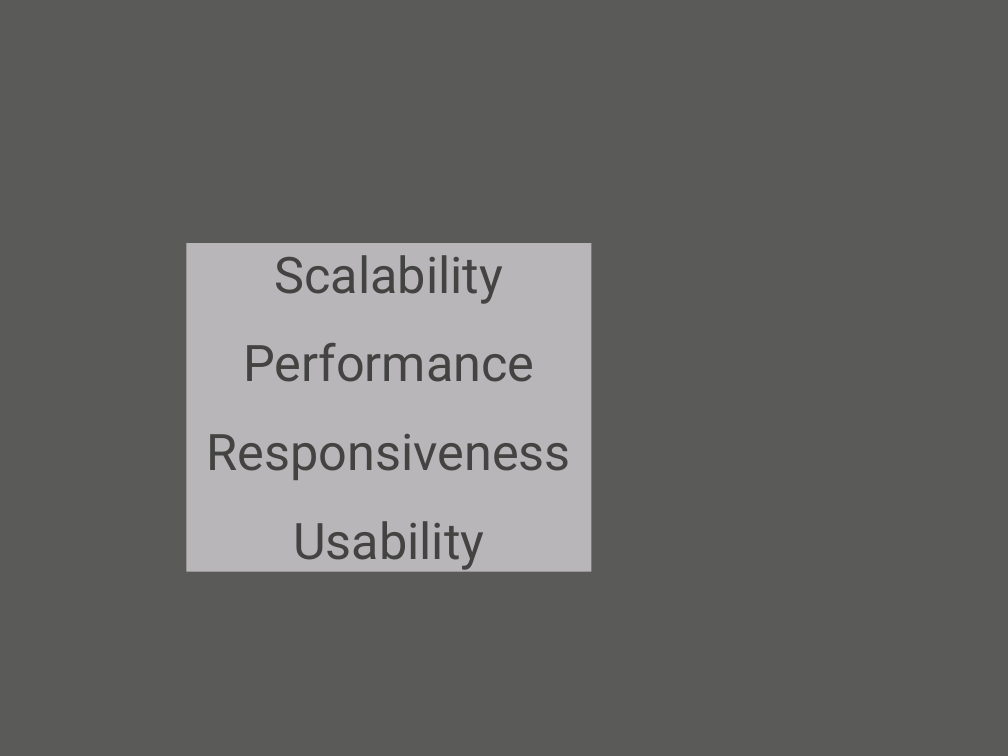
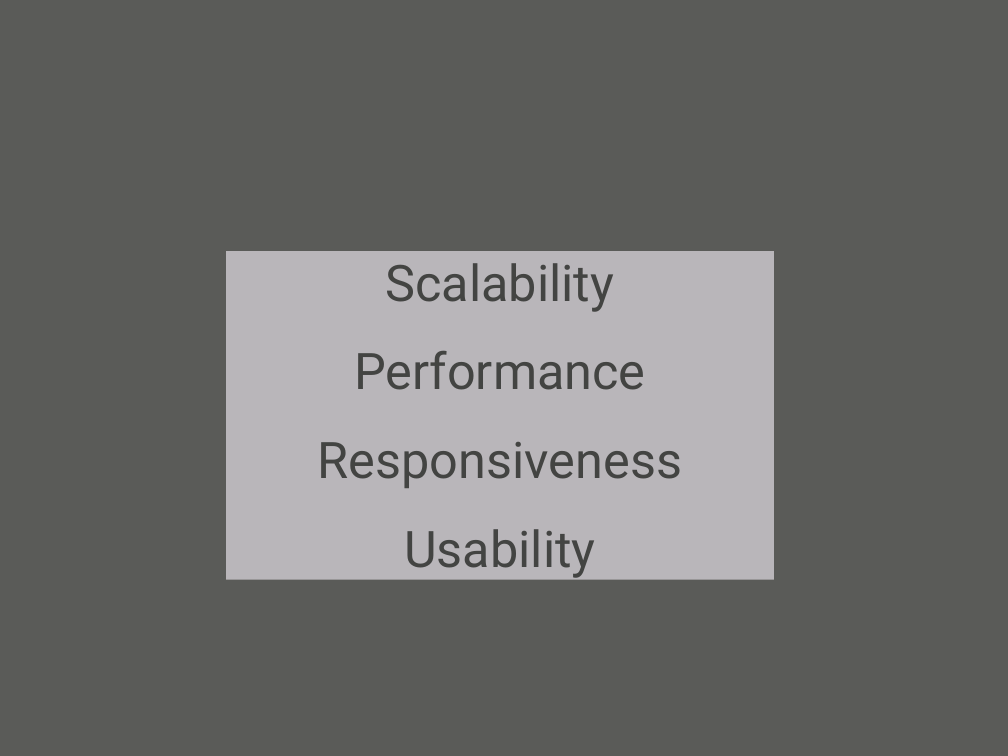
Before and after one commit to oscarrenalias/wjax-2012-play-async-apps, a slide deck: slide 5 of presentation/Asynchronous web apps with Play Framework 2.0.pptx. Drawn at 1008x756 pixels with LibreOffice and Linux fonts; fonts in the diff are those of the drawing; background and template pictures are left out. Boxes give left, top, right and bottom in pixels: in the first picture for what was removed or moved away, otherwise in the second. Text is boxed around its words. In the diff, an @@ line names an element or a change of style, - is before the commit and + after.

```diff
--- a/presentation/Asynchronous web apps with Play Framework 2.0.pptx
+++ b/presentation/Asynchronous web apps with Play Framework 2.0.pptx
@@ rectangle "Scalability": place and size @@
-rectangle "Scalability" at [186,243,592,572]
+rectangle "Scalability" at [226,251,773,580]
```
Also in this commit, not shown: 6 other slides changed, 9 slides added, 1 slide removed.
